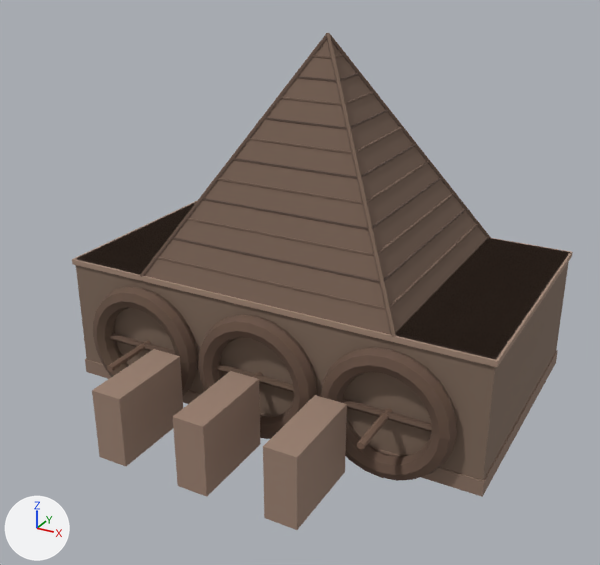
One commit to the glTF model models/world/lm-konark.glb: the scene before it, then after it.
One viewpoint serves both versions: a camera (50 mm lens) standing at (8.26, -16.23, 10.28) and looking at (0.07, -1.34, 2.84). Every picture has the same lights, and +X, +Y and +Z are marked at lower left. The first picture is the older version. Where no turn or scale is listed for an object, it has been applied to the vertices. Vertices at exactly the same position are counted once.

The older version as bpy lines, for what is in view:
```python
me_mesh_0 = bpy.data.meshes.new('Mesh_0')
me_mesh_0.from_pydata(...)  # 1737 vertices, 3206 faces; spans x 0.0..10.1, y -9.95..0.0, z 0.0..8.2
me_mesh_0.materials.append(mat_places)
ob_mesh_0 = bpy.data.objects.new('Mesh_0', me_mesh_0)
ob_mesh_0.location = (-5.05, 4.35, -0.15)
```
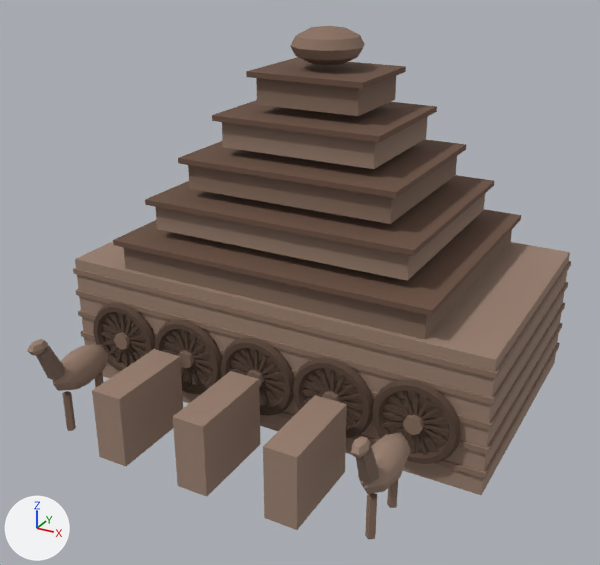
Boxes [x1, y1, x2, y2] around the edits, measured in the pictures (600 x 565 px; the box of a moved part takes in the faces that stretch with it):
'Mesh_0', reshaped, moved (9% wider)
    before: [72, 33, 573, 530]
    after: [27, 26, 571, 540]
part 1 of me_mesh_0, moved or reshaped
    before: [76, 202, 569, 481]
    after: [75, 241, 570, 495]
part 2 of me_mesh_0, moved or reshaped
    before: [72, 200, 573, 367]
    after: [107, 342, 560, 479]
part 3 of me_mesh_0, added
    after: [80, 323, 562, 455]
part 4 of me_mesh_0, added
    after: [78, 303, 565, 430]
part 5 of me_mesh_0, added
    after: [75, 282, 568, 405]
part 6 of me_mesh_0, added
    after: [73, 261, 571, 379]
part 7 of me_mesh_0, added (brown)
    after: [123, 230, 512, 339]
part 8 of me_mesh_0, added (brown)
    after: [113, 209, 521, 316]
part 9 of me_mesh_0, added (brown)
    after: [155, 194, 485, 281]
part 10 of me_mesh_0, added (brown)
    after: [145, 175, 494, 256]
part 11 of me_mesh_0, added (brown)
    after: [188, 156, 457, 224]
part 12 of me_mesh_0, added (brown)
    after: [178, 139, 466, 198]
part 13 of me_mesh_0, added (brown)
    after: [222, 117, 427, 169]
part 14 of me_mesh_0, added (brown)
    after: [212, 100, 437, 142]
part 15 of me_mesh_0, added (brown)
    after: [256, 76, 396, 116]
part 16 of me_mesh_0, added (brown)
    after: [246, 57, 406, 89]
part 17 of me_mesh_0, added (brown)
    after: [290, 26, 365, 65]
part 18 of me_mesh_0, deleted (brown)
    before: [92, 33, 491, 530]
part 19 of me_mesh_0, reshaped (mostly hidden before)
    before: [85, 340, 558, 497]
    after: [27, 303, 461, 540]

The edits, one by one:
me_mesh_0 is used by ob_mesh_0; location (-5.05, 4.35, -0.15).
me_mesh_0 had 1737 vertices, 3206 faces and spanned x 0.0..10.1, y -9.95..0.0, z 0.0..8.2.
me_mesh_0 now has 2392 vertices, 4304 faces and spans x 0.0..10.1, y -9.19..0.0, z 0.0..8.2.
me_mesh_0 part 1: the loose piece of 8 vertices spanning x 0.05..10.05, y -7.35..-1.35, z 0.15..3.15 is moved by (0.0, 1.08, -0.15).
me_mesh_0 part 2: the loose piece of 8 vertices spanning x 0.0..10.1, y -7.4..-1.3, z 3.03..3.15 is moved by (0.0, 1.08, -2.59).
me_mesh_0 part 3: a new loose piece, a box spanning x 0.0..10.1, y -6.32..-0.22, z 0.99..1.11, in mat_places.
me_mesh_0 part 4: a new loose piece, a box spanning x 0.0..10.1, y -6.32..-0.22, z 1.54..1.66, in mat_places.
me_mesh_0 part 5: a new loose piece, a box spanning x 0.0..10.1, y -6.32..-0.22, z 2.09..2.21, in mat_places.
me_mesh_0 part 6: a new loose piece, a box spanning x 0.0..10.1, y -6.32..-0.22, z 2.64..2.76, in mat_places.
me_mesh_0 part 7: a new loose piece, a box spanning x 1.45..8.65, y -6.15..-0.39, z 3.0..3.6, in mat_places.
me_mesh_0 part 8: a new loose piece, a box spanning x 1.3..8.8, y -6.3..-0.24, z 3.59..3.71, in mat_places.
me_mesh_0 part 9: a new loose piece, a box spanning x 2.05..8.05, y -5.67..-0.87, z 3.9..4.5, in mat_places.
me_mesh_0 part 10: a new loose piece, a box spanning x 1.9..8.2, y -5.82..-0.72, z 4.49..4.61, in mat_places.
me_mesh_0 part 11: a new loose piece, a box spanning x 2.65..7.45, y -5.19..-1.35, z 4.8..5.4, in mat_places.
me_mesh_0 part 12: a new loose piece, a box spanning x 2.5..7.6, y -5.34..-1.2, z 5.39..5.51, in mat_places.
me_mesh_0 part 13: a new loose piece, a box spanning x 3.25..6.85, y -4.71..-1.83, z 5.7..6.3, in mat_places.
me_mesh_0 part 14: a new loose piece, a box spanning x 3.1..7.0, y -4.86..-1.68, z 6.29..6.41, in mat_places.
me_mesh_0 part 15: a new loose piece, a box spanning x 3.85..6.25, y -4.23..-2.31, z 6.6..7.2, in mat_places.
me_mesh_0 part 16: a new loose piece, a box spanning x 3.7..6.4, y -4.38..-2.16, z 7.19..7.31, in mat_places.
me_mesh_0 part 17: a new loose piece, a UV sphere (10 segments, 6 rings, poles along z) spanning x 4.25..5.85, y -4.03..-2.51, z 7.4..8.2, in mat_places.
me_mesh_0 part 18: 65 loose pieces with 1653 vertices, spanning x 0.6..9.5, y -9.95..0.0, z 0.0..8.2, are deleted.
me_mesh_0 part 19: 68 vertices removed from x 0.02..10.08, y -8.7..0.0, z 0.15..1.53; 2068 vertices added at x 0.53..9.57, y -9.19..-0.05, z 0.0..2.45.
Other edits to the shape of me_mesh_0 do not show in these pictures.
Object 'Mesh_0' (ob_mesh_0) moves from (-5.05, 4.35, -0.15) to (-5.05, 3.27, 0.0).
